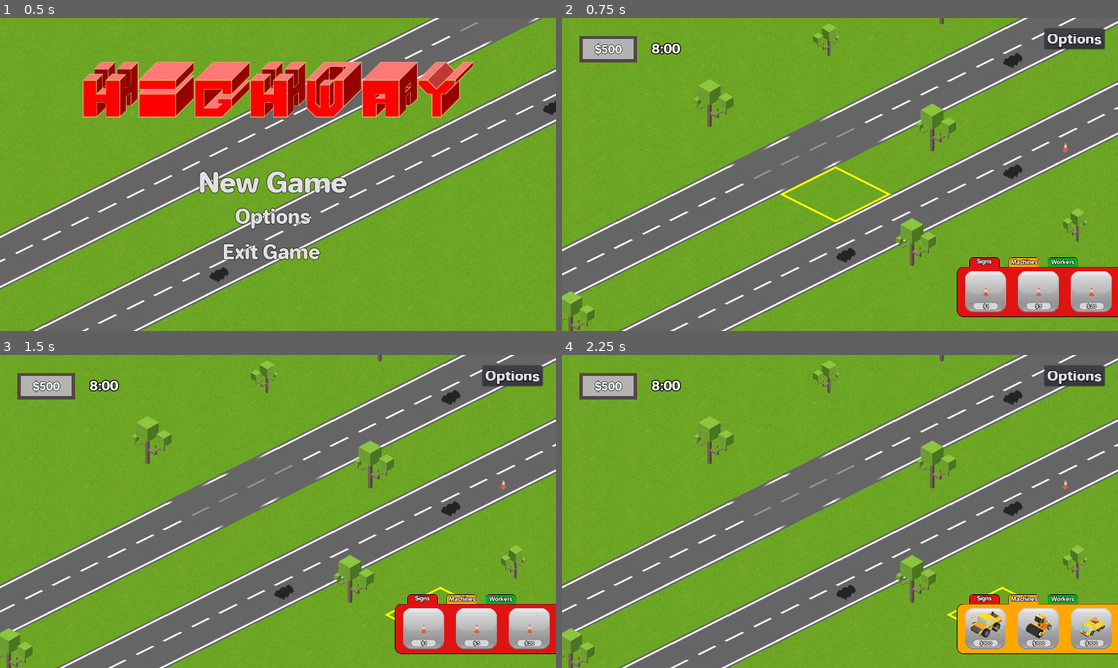
Above: before the commit, frames 1-4 (two rows, left to right).
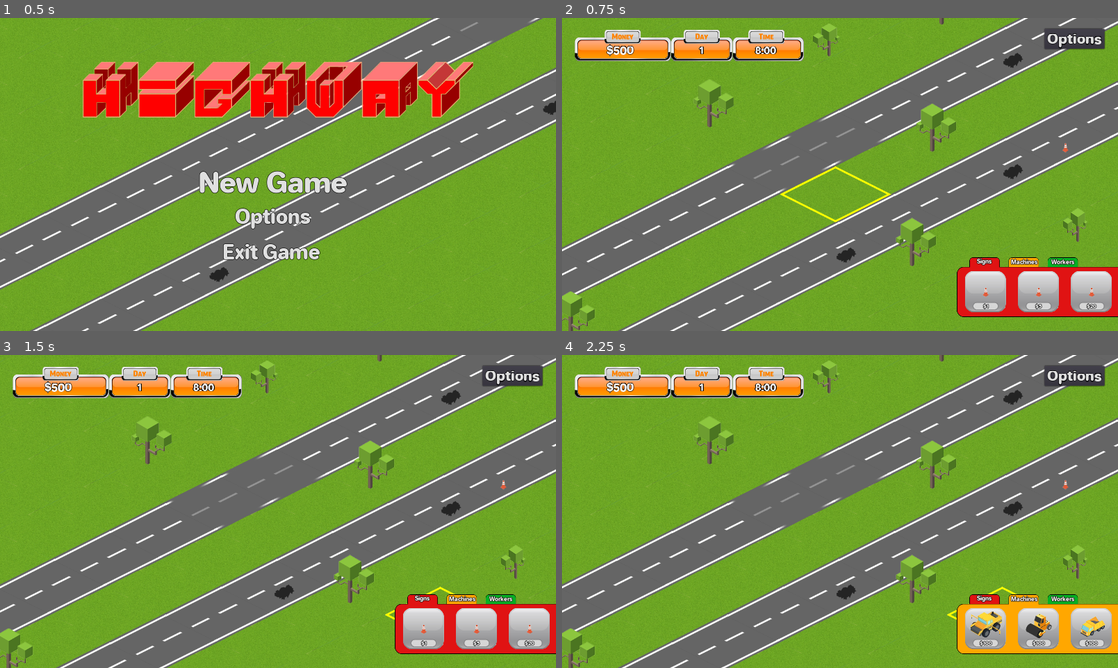
Above: after the commit, the same moments.

Repository: Machalord/Global-Game-Jam-2020
Game: Godot game, scene res://escenas/Menu.tscn
Two runs of this game, one before a commit and one after it. Both use one fixed random seed, a clock stepped at 60 frames per second and the inputs below.
Inputs:
- Up to frame 1 (0.5 s): no input
- Up to frame 2 (0.75 s): click "New Game" at 0.5 s
- Up to frame 3 (1.5 s): click "Signs" at 1.25 s
- Up to frame 4 (2.25 s): click "Machines" at 2 s

Frame 1 is identical in both runs. In frame 2, 3.6% of the frame differs, in the area x 2-44%, y 3-15%; in frame 3, 3.6%; in frame 4, 3.6%.
Error in both runs: Invalid get index 'time_left' (on base: 'null instance'). (res://game.gd:17)

Commit message:
hud

Diff:
--- a/game.gd
+++ b/game.gd
@@ -14,8 +14,8 @@
 
 # Called every frame. 'delta' is the elapsed time since the previous frame.
 func _process(delta):
-	$Label.text=String(int(20-$Timer.time_left/10))+":00"
-
+	$CameraControl/datos/Label.text=String(int(20-$Timer.time_left/10))+":00"
+	$CameraControl/datos/Label2.text=String(Global.dia)
 	print(get_tree().get_nodes_in_group("auto").size())
 	if Input.is_action_just_pressed("MouseLeftClick"):
 		OnClick(get_global_mouse_position())
@@ -107,4 +107,5 @@
 
 
 func _on_Timer_timeout():
+	$Label.visible=false
 	pass # Replace with function body.
--- a/game.tscn
+++ b/game.tscn
@@ -12,6 +12,7 @@
 [ext_resource path="res://escenas/Hud.tscn" type="PackedScene" id=10]
 [ext_resource path="res://peaje2.png" type="Texture" id=11]
 [ext_resource path="res://Jellee-Roman.ttf" type="DynamicFontData" id=12]
+[ext_resource path="res://datos.png" type="Texture" id=13]
 
 [sub_resource type="RectangleShape2D" id=1]
 extents = Vector2( 49.6951, 359.251 )
@@ -296,9 +297,48 @@
 editor_draw_screen = false
 editor_draw_limits = true
 
+[node name="datos" type="Sprite" parent="CameraControl"]
+position = Vector2( -347.367, -296.932 )
+scale = Vector2( 0.736984, 0.736984 )
+z_index = 5
+texture = ExtResource( 13 )
+
+[node name="Label" type="Label" parent="CameraControl/datos"]
+margin_left = 203.587
+margin_top = -1.54147
+margin_right = 273.587
+margin_bottom = 35.4585
+custom_fonts/font = SubResource( 11 )
+text = "8:00"
+align = 1
+__meta__ = {
+"_edit_use_anchors_": false
+}
+
+[node name="Label2" type="Label" parent="CameraControl/datos"]
+margin_left = 3.4559
+margin_top = -1.54147
+margin_right = 73.4559
+margin_bottom = 35.4585
+custom_fonts/font = SubResource( 11 )
+text = "8:00"
+align = 1
+__meta__ = {
+"_edit_use_anchors_": false
+}
+
 [node name="Hud" parent="CameraControl" instance=ExtResource( 10 )]
 position = Vector2( -640, -360 )
 z_index = 20
+
+[node name="money" parent="CameraControl/Hud" index="0"]
+visible = false
+
+[node name="money_label" parent="CameraControl/Hud" index="1"]
+margin_left = 68.3457
+margin_top = 44.1569
+margin_right = 202.345
+margin_bottom = 106.157
 
 [node name="peaje2" parent="." instance=ExtResource( 9 )]
 position = Vector2( -1332.82, 1223.44 )
@@ -359,17 +399,6 @@
 wait_time = 120.0
 one_shot = true
 autostart = true
-
-[node name="Label" type="Label" parent="."]
-margin_left = 88.7823
-margin_top = 95.9422
-margin_right = 158.782
-margin_bottom = 132.942
-custom_fonts/font = SubResource( 11 )
-text = "8:00"
-__meta__ = {
-"_edit_use_anchors_": false
-}
 [connection signal="area_entered" from="CameraControl/AreaIzq" to="CameraControl" method="_on_AreaIzq_area_entered"]
 [connection signal="area_exited" from="CameraControl/AreaIzq" to="CameraControl" method="_on_AreaIzq_area_exited"]
 [connection signal="mouse_entered" from="CameraControl/AreaIzq" to="CameraControl" method="_on_AreaIzq_mouse_entered"]
@@ -391,3 +420,5 @@
 [editable path="peaje3"]
 
 [editable path="peaje4"]
+
+[editable path="CameraControl/Hud"]
Binary file added: datos.png
Not shown, added: datos.png.import
Not shown: 2 places in game.tscn that only renumber resources
